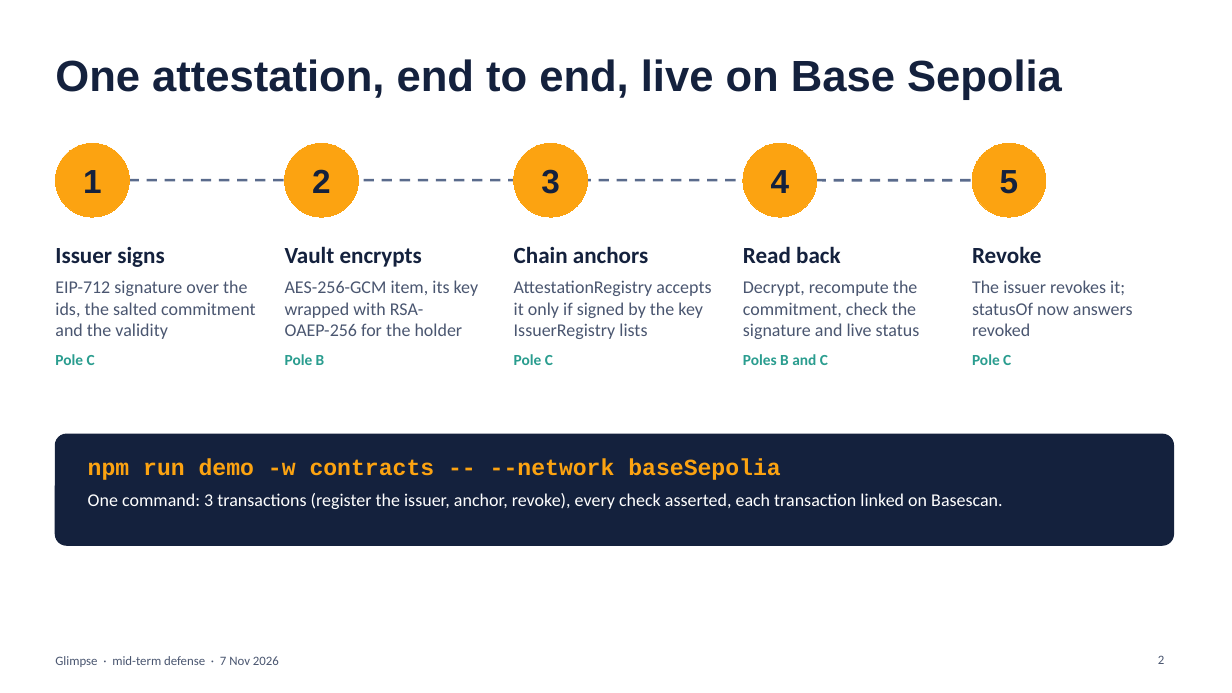
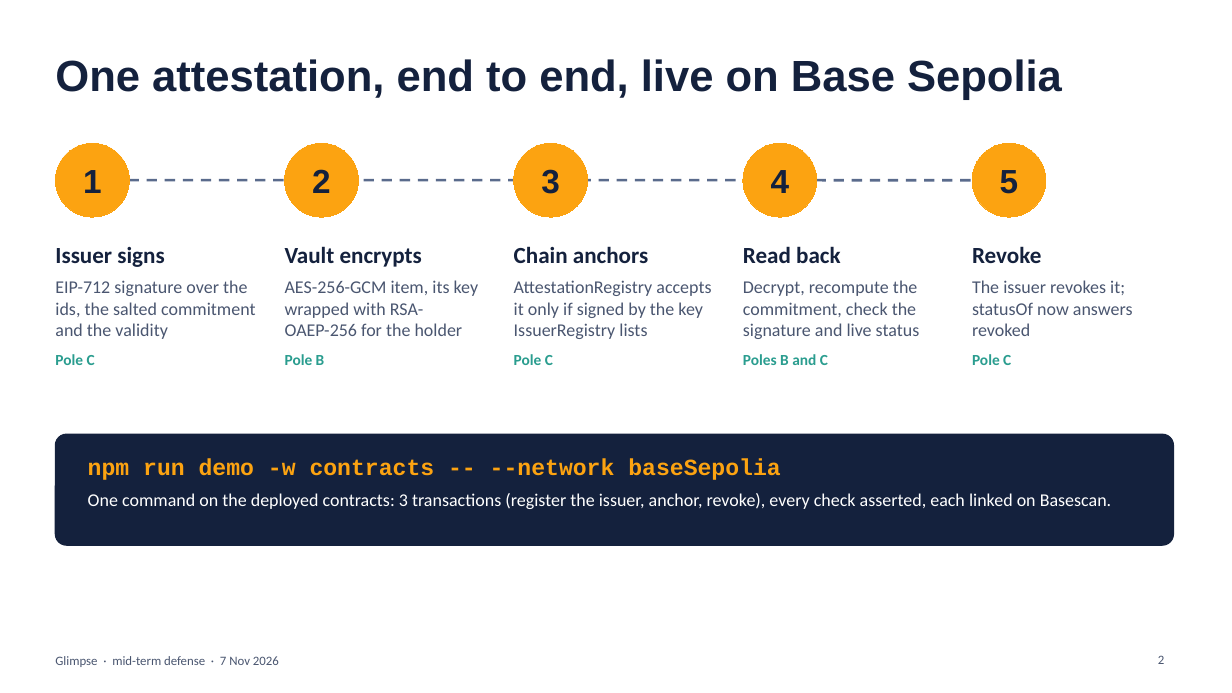
Before and after one commit to CouturierNathan/Glimpse, a slide deck: slide 2 of docs/mid-term-demo.pptx. Drawn at 1232x693 pixels with LibreOffice and Linux fonts; fonts in the diff are those of the drawing. Boxes give left, top, right and bottom in pixels: in the first picture for what was removed or moved away, otherwise in the second. Text is boxed around its words. In the diff, an @@ line names an element or a change of style, - is before the commit and + after.

Commit message:
Assert the live status and keep the holder off chain in the demo (#20)
The demo printed the attestation status without checking it; it now
asserts active after anchoring and revoked after revocation. The holder
defaulted to the issuer wallet, which put the holder's address on chain
as the signer; a fresh address now stands in for the holder.

The slides now separate what exists from what is planned, list the
issuer metadata among what is on chain, and add the inline checks to
what is mocked.

```diff
--- a/docs/mid-term-demo.pptx
+++ b/docs/mid-term-demo.pptx
@@ text at (88, 493, 1112, 509): text changed @@
-One command: 3 transactions (register the issuer, anchor, revoke), every check asserted, each transaction linked on Basescan.
+One command on the deployed contracts: 3 transactions (register the issuer, anchor, revoke), every check asserted, each linked on Basescan.
```
Also in this commit, not shown: 5 other slides changed, 1 other file.
